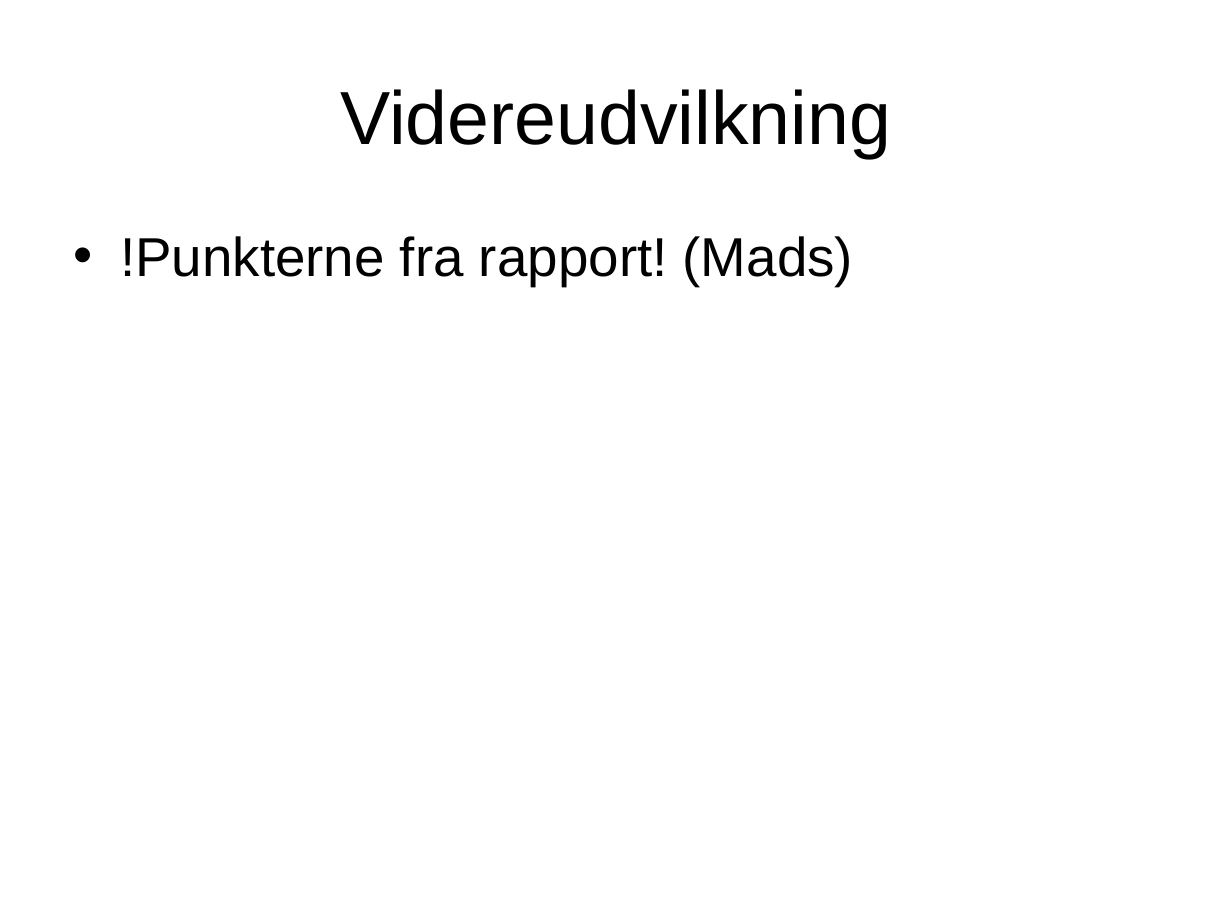
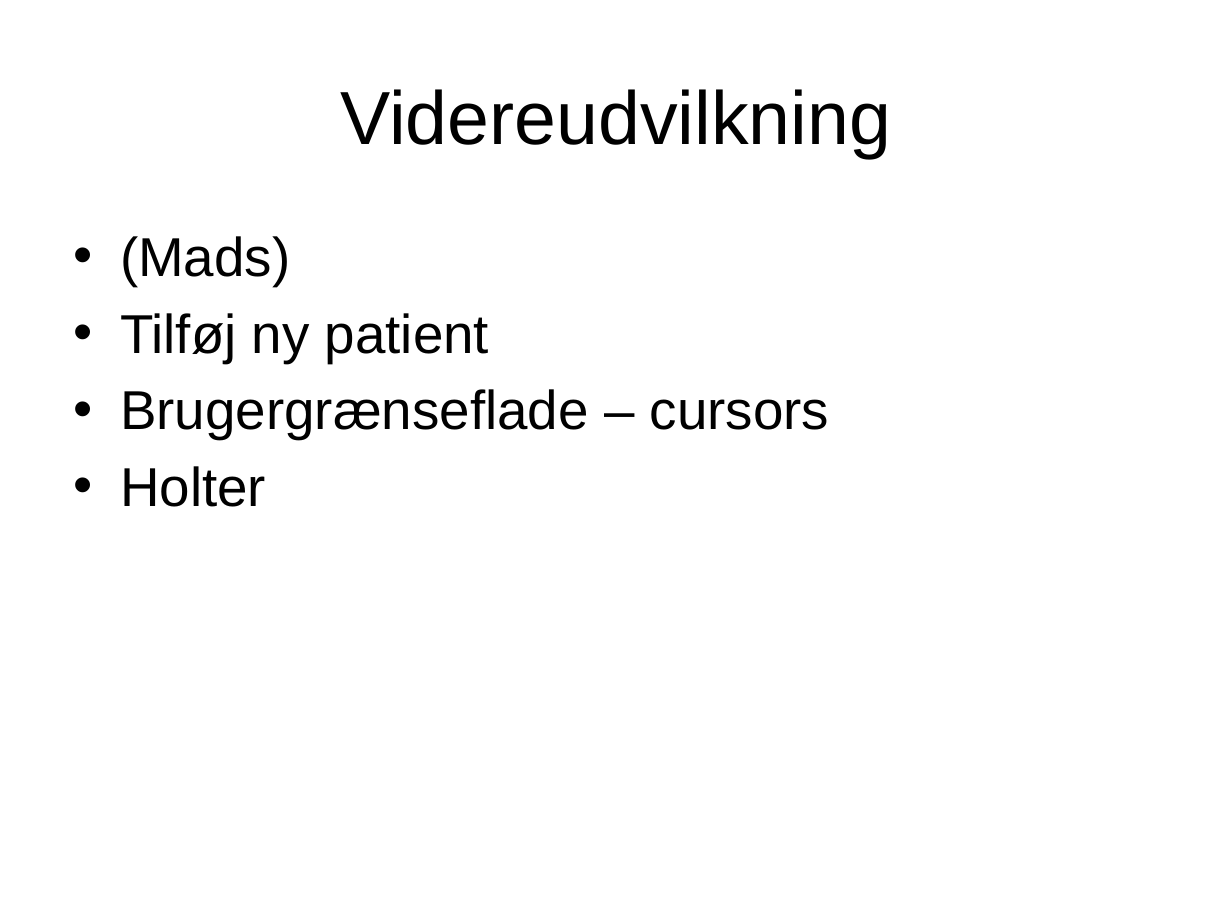
Before and after one commit to banasik/Semesterprojekt2, a slide deck: slide 6 of Fremlæggelse/2441.pptx. Drawn at 1232x924 pixels with LibreOffice and Linux fonts; fonts in the diff are those of the drawing; background and template pictures are left out. Boxes give left, top, right and bottom in pixels: in the first picture for what was removed or moved away, otherwise in the second. Text is boxed around its words. In the diff, an @@ line names an element or a change of style, - is before the commit and + after.

Commit message:
Emner til videreudvikling

```diff
--- a/Fremlæggelse/2441.pptx
+++ b/Fremlæggelse/2441.pptx
@@ text at (120, 236, 830, 507): text changed @@
-• !Punkterne fra rapport! (Mads)
+• (Mads)
+• Tilføj ny patient
+• Brugergrænseflade – cursors
+• Holter
```
